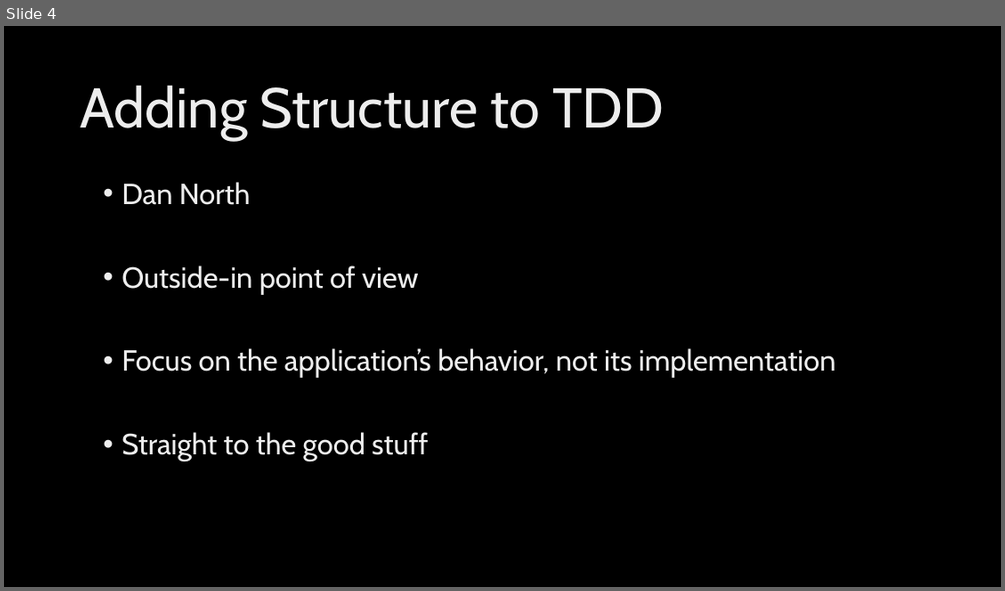
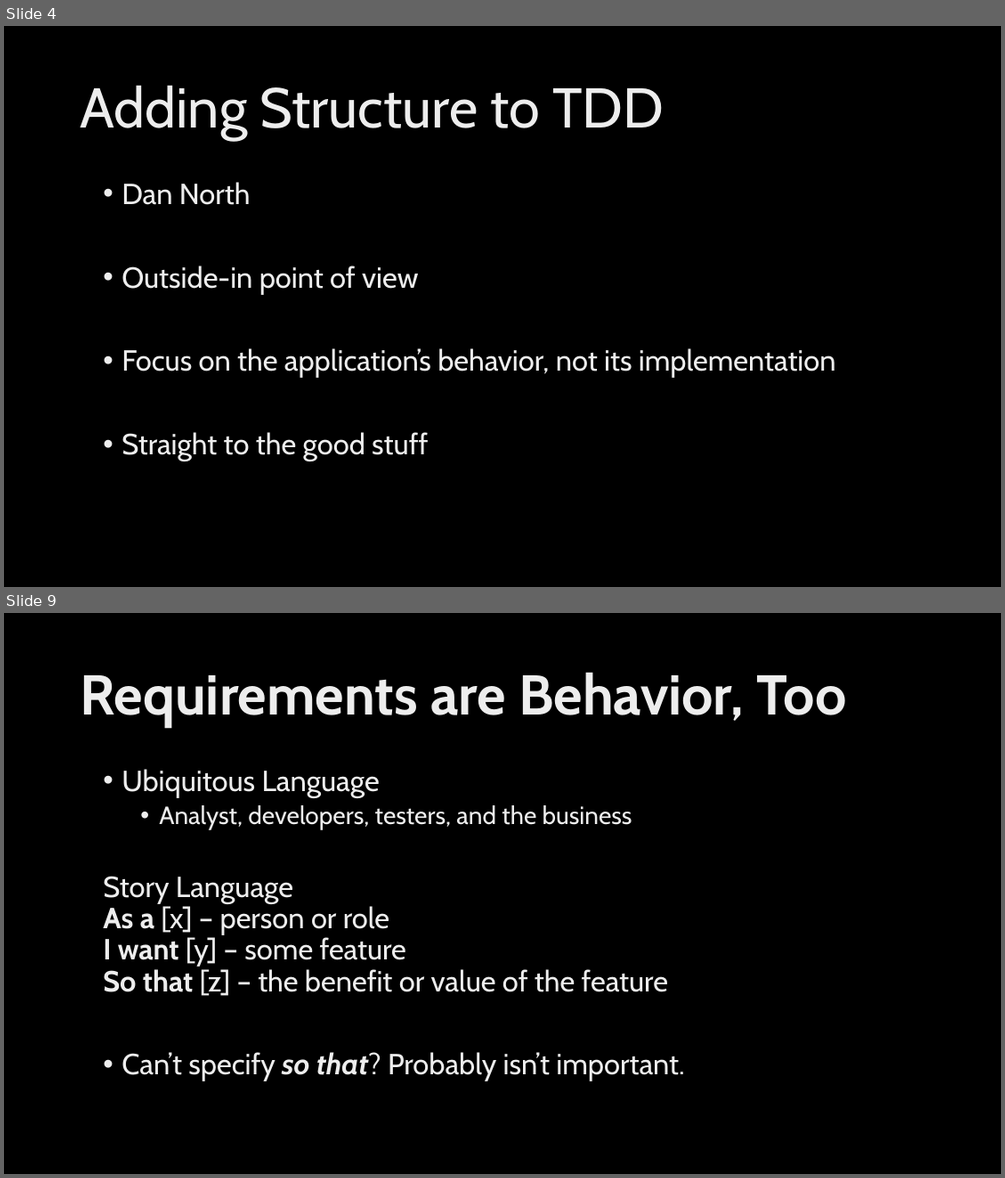
Before and after one commit to ingramam/BDD-lunch-and-learn, a slide deck: BDD.pptx. Shown one above the other, each under a label of ours: slide 4 before the commit, slides 4 and 9 after it; the slides between them are not shown. The pictures are 1005x591 and 1005x1178 pixels, drawn with LibreOffice and Linux fonts; fonts in the diff are those of the drawing; background and template pictures are left out. Boxes give left, top, right and bottom in pixels: in the first picture for what was removed or moved away, otherwise in the second. Text is boxed around its words. In the diff, an @@ line names an element or a change of style, - is before the commit and + after.

```diff
--- a/BDD.pptx
+++ b/BDD.pptx
@@ slide 9 added at <box>4,613,1001,1174</box>, background picture (left out) @@
@@ title added at <box>80,672,846,728</box>, 54 pt, text gradient #BFBFBF to #EDEDED to #FFFFFF, bold @@
+Requirements are Behavior, Too
@@ text added at <box>103,769,684,1081</box>, 28 pt, text gradient #BFBFBF to #EDEDED to #FFFFFF @@
+• Ubiquitous Language
+  • Analyst, developers, testers, and the business
+Story Language
+As a [x] – person or role
+I want [y] – some feature
+So that [z] – the benefit or value of the feature
+• Can’t specify so that? Probably isn’t important.
```
Also in this commit, not shown: 2 slides changed, 5 other slides added, 3 slides removed, 2 other files.
